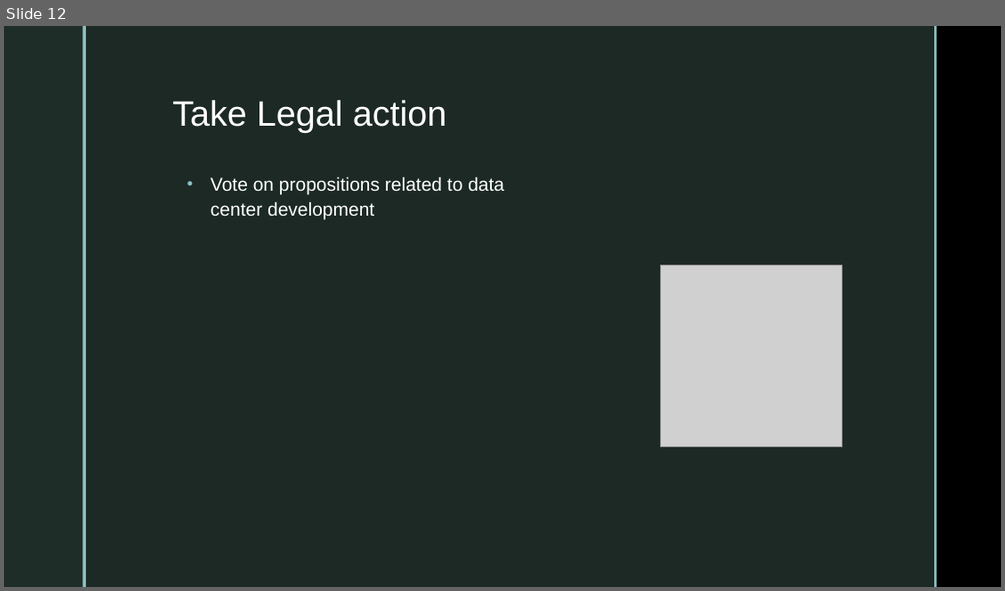
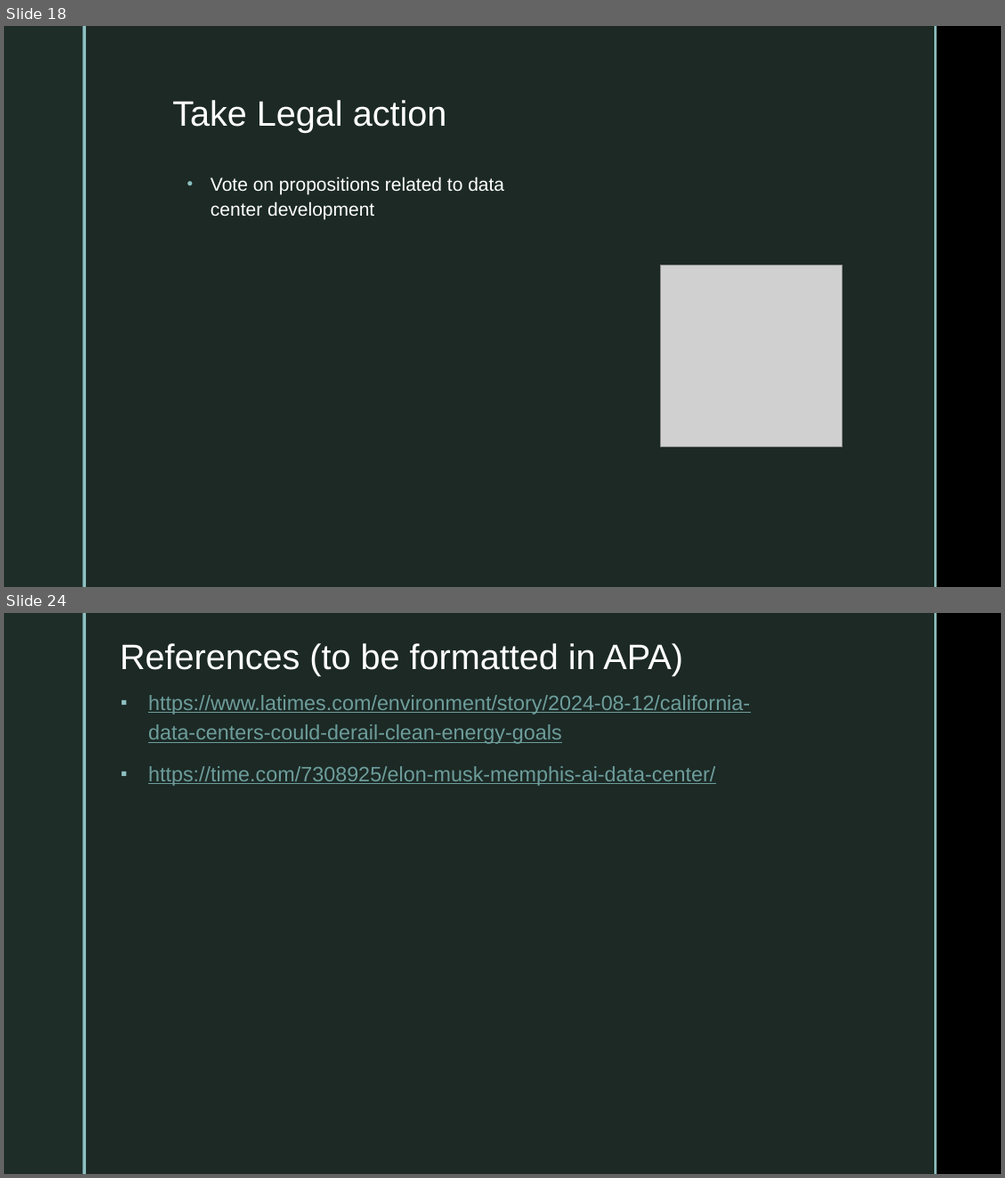
Before and after one commit to FelipeRestrepo101/ResponsibleAI, a slide deck: Presentations/ResponsibleAIPresentationV2.pptx. Shown one above the other, each under a label of ours: slide 12 before the commit, slides 18 and 24 after it; the slides between them are not shown. The pictures are 1005x591 and 1005x1178 pixels, drawn with LibreOffice and Linux fonts; fonts in the diff are those of the drawing; grey boxes stand for pictures; background and template pictures are left out. Boxes give left, top, right and bottom in pixels: in the first picture for what was removed or moved away, otherwise in the second. Text is boxed around its words. In the diff, an @@ line names an element or a change of style, - is before the commit and + after.

```diff
--- a/Presentations/ResponsibleAIPresentationV2.pptx
+++ b/Presentations/ResponsibleAIPresentationV2.pptx
@@ slide 24 added at box(4, 613, 1001, 1174), background picture (left out); not listed: 4 template elements that a slide beside it also shows @@
@@ text added at box(120, 643, 682, 676), 34 pt, text #FFFFFF @@
+References (to be formatted in APA)
@@ text added at box(148, 695, 750, 786), 20 pt, text #6D9D9B, underline @@
+▪ https://www.latimes.com/environment/story/2024-08-12/california-data-centers-could-derail-clean-energy-goals
+▪ https://time.com/7308925/elon-musk-memphis-ai-data-center/
@@ what was slide 12 is now slide 18 @@
```
Also in this commit, not shown: 9 slides changed, 8 other slides added, 4 slides removed, 9 other files.
